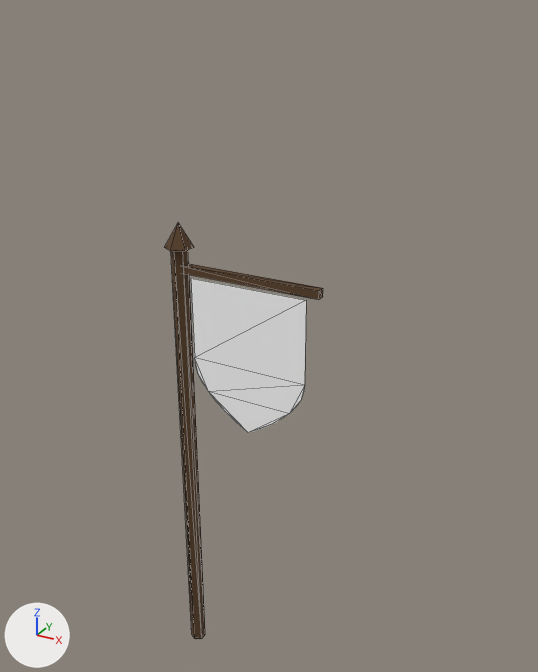
One commit to the glTF model assets/models/crest_banner.glb: the scene before it, then after it.
Camera for both pictures: a 50 mm lens placed at (1.99, -2.75, 3.42), pointed at (0.41, 0.13, 1.98). Every picture has the same lights, and +X, +Y and +Z are marked at lower left. The picture after the commit comes second. Mesh edges are drawn as thin lines. Vertices at exactly the same position are counted once.

The scene before the commit, as lines of its bpy script (objects in view):
```python
me_pole = bpy.data.meshes.new('pole')
me_pole.from_pydata(...)  # 46 vertices, 59 faces; spans x -0.06..0.74, y -0.07..0.07, z 0.0..2.52
# faces by material slot: [42, 17]
me_pole.materials.append(mat_pole)  # brown #594026
me_pole.materials.append(mat_crest)  # white #ffffff
ob_crest_banner = bpy.data.objects.new('crest_banner', me_pole)
ob_crest_banner.location = (0.0, 0.0, 0.0)
```
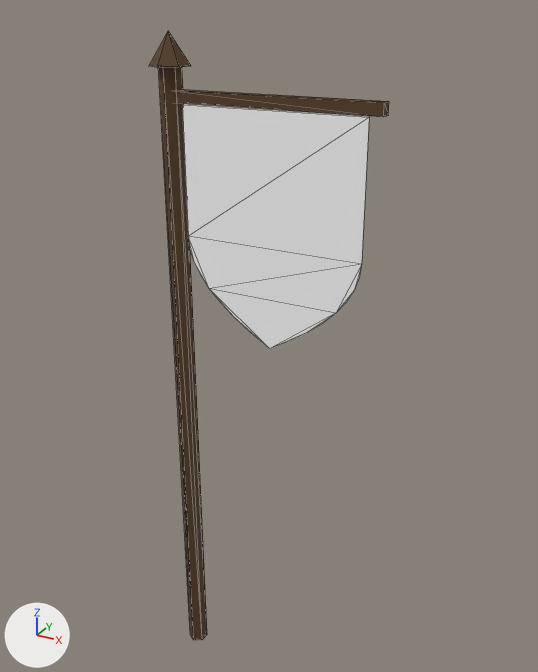
Boxes (x1, y1, x2, y2) around the edits, measured in the pictures (538 x 672 px; the box of a moved part takes in the faces that stretch with it):
'crest_banner', reshaped (52% wider, 46% taller)
    before: (165, 223, 323, 639)
    after: (149, 31, 389, 640)
part 1 of me_pole, moved or reshaped
    before: (171, 250, 205, 639)
    after: (159, 67, 207, 640)
part 2 of me_pole, moved or reshaped
    before: (184, 264, 323, 299)
    after: (176, 89, 389, 117)
part 3 of me_pole, moved or reshaped
    before: (165, 223, 194, 251)
    after: (149, 31, 191, 67)
part 4 of me_pole, moved or reshaped
    before: (191, 278, 306, 433)
    after: (182, 104, 369, 349)

The edits, one by one:
me_pole is used by ob_crest_banner; location (0.0, 0.0, 0.0).
me_pole had 46 vertices, 59 faces and spanned x -0.06..0.74, y -0.07..0.07, z 0.0..2.52.
me_pole now has 46 vertices, 59 faces and spans x -0.08..0.98, y -0.09..0.09, z 0.0..3.34.
me_pole part 1: the loose piece of 12 vertices spanning x -0.03..0.03, y -0.04..0.04, z 0.0..2.4 is scaled about the mesh origin by (1.25, 1.25, 1.33).
me_pole part 2: the loose piece of 8 vertices spanning x -0.01..0.74, y -0.02..0.02, z 2.28..2.32 is scaled about its middle by (1.33, 1.25, 1.25), then moved by (0.12, 0.0, 0.78).
me_pole part 3: the loose piece of 7 vertices spanning x -0.06..0.06, y -0.07..0.07, z 2.4..2.52 is scaled about its middle by (1.29, 1.29, 1.17), then moved by (0.0, 0.0, 0.81).
me_pole part 4: the loose piece of 19 vertices spanning x 0.08..0.68, y -0.03, z 1.52..2.27 is scaled about its middle by (1.42, 1, 1.4), then moved by (0.12, 0.0, 0.63).
